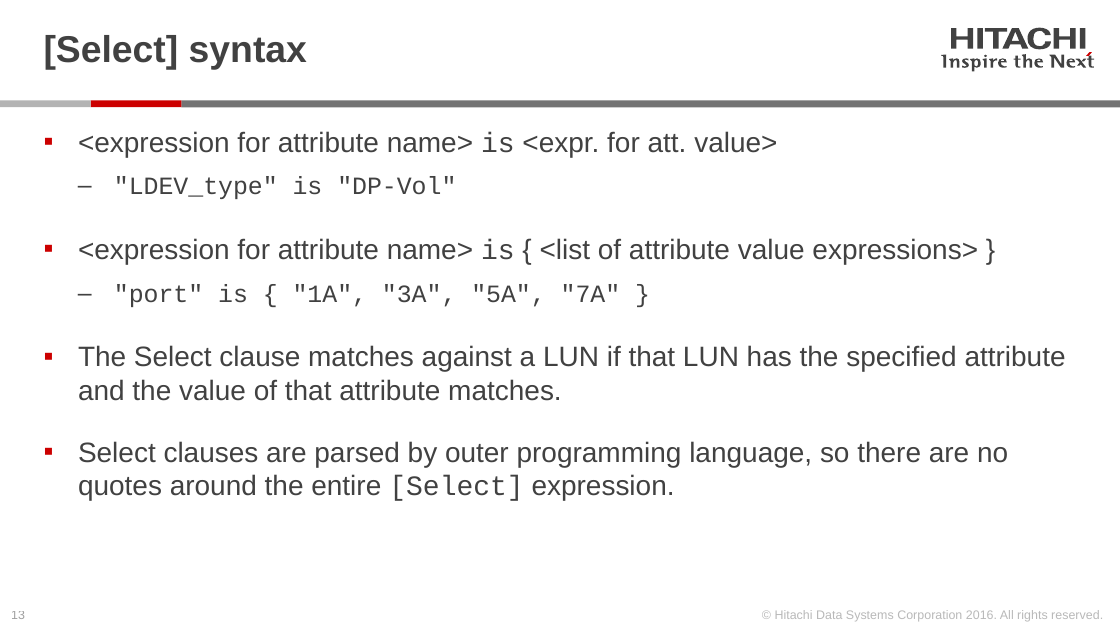
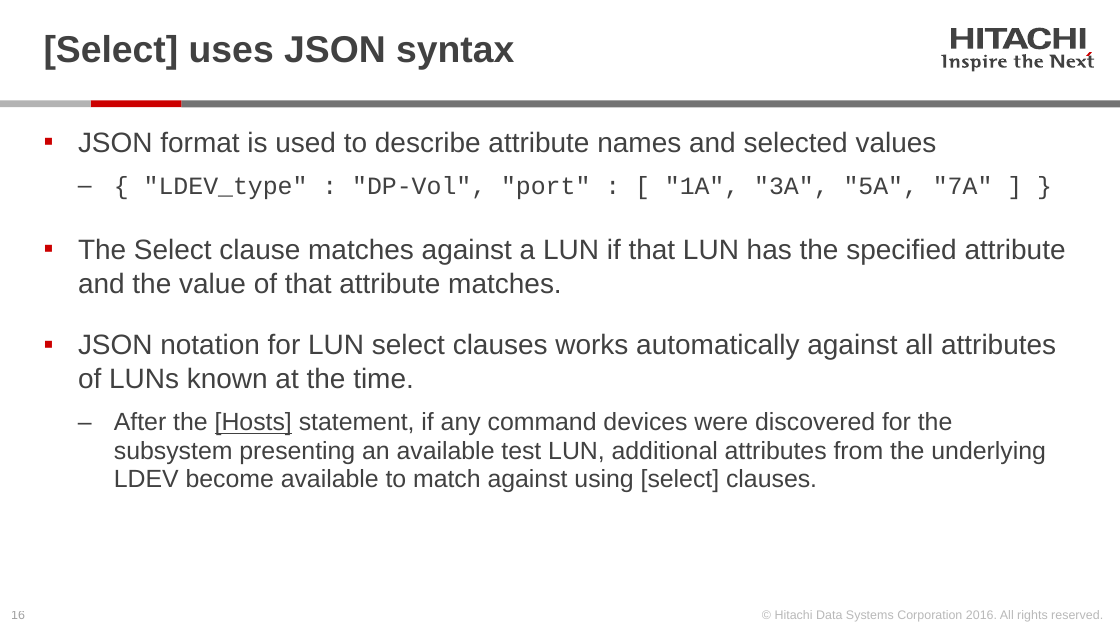
Before and after one commit to Hitachi-Data-Systems/ivy, a slide deck: slide 16 of doc/Programming ivy reference - 2 of 2 - ivy engine.pptx (slide 13 before the commit). Drawn at 1120x630 pixels with LibreOffice and Linux fonts; fonts in the diff are those of the drawing. Boxes give left, top, right and bottom in pixels: in the first picture for what was removed or moved away, otherwise in the second. Text is boxed around its words. In the diff, an @@ line names an element or a change of style, - is before the commit and + after.

Commit message:
position for ivy engine control API to use JSON format for select clauses in ivyscript

```diff
--- a/doc/Programming ivy reference - 2 of 2 - ivy engine.pptx
+++ b/doc/Programming ivy reference - 2 of 2 - ivy engine.pptx
@@ title at [44,35,514,70]: text changed @@
-[Select] syntax
+[Select] uses JSON syntax
@@ text at [78,131,993,199]: text changed @@
-▪ <expression for attribute name> is <expr. for att. value>
-  ‒ "LDEV_type" is "DP-Vol"
-▪ <expression for attribute name> is { <list of attribute value expressions> }
-  ‒ "port" is { "1A", "3A", "5A", "7A" }
+▪ JSON format is used to describe attribute names and selected values
+  ‒ { "LDEV_type" : "DP-Vol", "port" : [ "1A", "3A", "5A", "7A" ] }
@@ text at [78,333,1056,492]: text changed; size 18 to 16 pt @@
-▪ Select clauses are parsed by outer programming language, so there are no quotes around the entire [Select] expression.
+▪ JSON notation for LUN select clauses works automatically against all attributes of LUNs known at the time.
+  ‒ After the [Hosts] statement, if any command devices were discovered for the subsystem presenting an available test LUN, additional attributes from the underlying LDEV become available to match against using [select] clauses.
@@ page number at [11,611,25,619]: text changed @@
-13
+16
```
Also in this commit, not shown: 8 other slides changed, 3 slides added, 3 other files.
